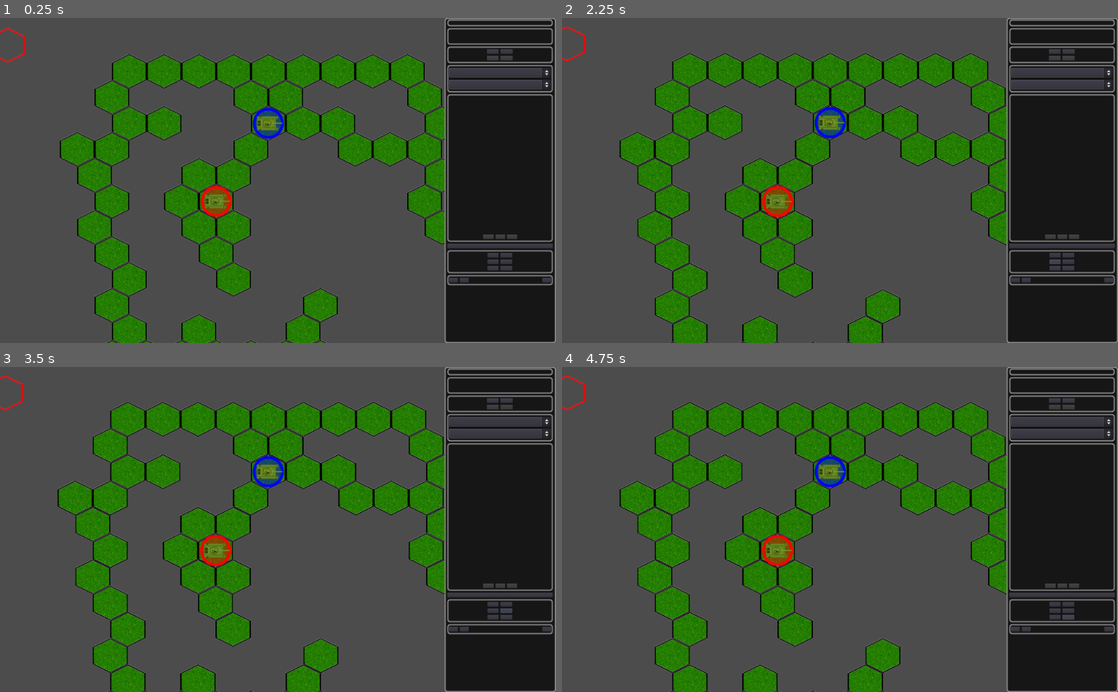
Above: before the commit, frames 1-4 (two rows, left to right).
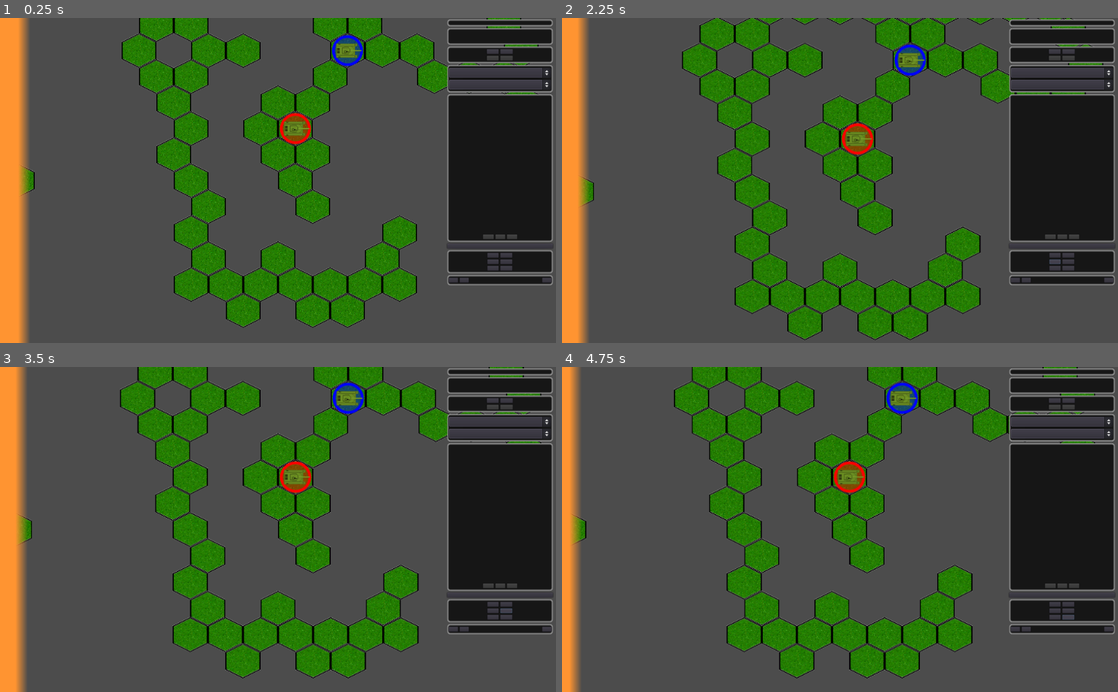
Above: after the commit, the same moments.

Repository: stefanos-86/HexGame
Game: Godot game, scene res://Scenes/HexMap.tscn
Two runs of this game, one before a commit and one after it. Both use one fixed random seed, a clock stepped at 60 frames per second and the inputs below.
Inputs:
- Up to frame 1 (0.25 s): no input
- Up to frame 2 (2.25 s): click "Zoom In" at 0.5 s; click "Zoom Out" at 1.25 s; click "Pan Up" at 2 s
- Up to frame 3 (3.5 s): click "Pan Down" at 2.75 s
- Up to frame 4 (4.75 s): click "Pan Left" at 3.5 s; click "Pan Right" at 4.25 s

The runs differ from the first frame. In frame 1, 43% of the frame differs, in the area x 0-100%, y 0-100%; in frame 2, 43%; in frame 3, 43%; in frame 4, 41%.

Commit message:
Fudge around the camera until it works as expected.

Diff:
--- a/Scenes/Control.gd
+++ b/Scenes/Control.gd
@@ -27,6 +27,14 @@
     interface.zoom_in()
   elif (event.is_action("ZoomOut")):
     interface.zoom_out()
+  elif (event.is_action("PanUp")):
+    interface.pan_up()
+  elif (event.is_action("PanDown")):
+    interface.pan_down()
+  elif (event.is_action("PanLeft")):
+    interface.pan_left()
+  elif (event.is_action("PanRight")):
+    interface.pan_right()
 
 
   if event is InputEventMouseMotion:
--- a/Scenes/HexMap.tscn
+++ b/Scenes/HexMap.tscn
@@ -9,6 +9,7 @@
 [ext_resource path="res://Scenes/Units.gd" type="Script" id=7]
 [ext_resource path="res://Scenes/Interface.gd" type="Script" id=8]
 [ext_resource path="res://Units/projectiles/Missilepng.png" type="Texture" id=9]
+[ext_resource path="res://DebugSquare.png" type="Texture" id=10]
 
 [sub_resource type="Curve2D" id=1]
 _data = {
@@ -24,8 +25,12 @@
 cell_tile_origin = 1
 centered_textures = true
 format = 1
-tile_data = PoolIntArray( 7, 0, 0, 9, 0, 0, 11, 0, 0, 13, 0, 0, 15, 0, 0, 17, 0, 0, 19, 0, 0, 21, 0, 0, 23, 0, 0, 65542, 0, 0, 65543, 0, 0, 65545, 0, 0, 65550, 0, 0, 65551, 0, 0, 65552, 0, 0, 65553, 0, 0, 65555, 0, 0, 65560, 0, 0, 65561, 0, 0, 131076, 0, 0, 131077, 0, 0, 131078, 0, 0, 131083, 0, 0, 131085, 0, 0, 131086, 0, 0, 131092, 0, 0, 131094, 0, 0, 131096, 0, 0, 131097, 0, 0, 196613, 0, 0, 196614, 0, 0, 196618, 0, 0, 196619, 0, 0, 196620, 0, 0, 196621, 0, 0, 196632, 0, 0, 196633, 0, 0, 262150, 0, 0, 262151, 0, 0, 262156, 0, 0, 262157, 0, 0, 327686, 0, 0, 327687, 0, 0, 327691, 0, 0, 327697, 0, 0, 327698, 0, 0, 393222, 0, 0, 393224, 0, 0, 393225, 0, 0, 393226, 0, 0, 393228, 0, 0, 393229, 0, 0, 393230, 0, 0, 393231, 0, 0, 393232, 0, 0, 393234, 0, 0 )
+tile_data = PoolIntArray( -65523, 0, 0, -65522, 0, 0, 7, 0, 0, 9, 0, 0, 11, 0, 0, 13, 0, 0, 14, 0, 0, 15, 0, 0, 17, 0, 0, 19, 0, 0, 21, 0, 0, 23, 0, 0, 65539, 0, 0, 65540, 0, 0, 65542, 0, 0, 65543, 0, 0, 65545, 0, 0, 65550, 0, 0, 65551, 0, 0, 65552, 0, 0, 65553, 0, 0, 65555, 0, 0, 65560, 0, 0, 65561, 0, 0, 131076, 0, 0, 131077, 0, 0, 131078, 0, 0, 131083, 0, 0, 131085, 0, 0, 131086, 0, 0, 131092, 0, 0, 131094, 0, 0, 131096, 0, 0, 131097, 0, 0, 196613, 0, 0, 196614, 0, 0, 196618, 0, 0, 196619, 0, 0, 196620, 0, 0, 196621, 0, 0, 196632, 0, 0, 196633, 0, 0, 327676, 0, 0, 262150, 0, 0, 262151, 0, 0, 262156, 0, 0, 262157, 0, 0, 262182, 0, 0, 327686, 0, 0, 327687, 0, 0, 327691, 0, 0, 327697, 0, 0, 327698, 0, 0, 393222, 0, 0, 393224, 0, 0, 393225, 0, 0, 393226, 0, 0, 393228, 0, 0, 393229, 0, 0, 393230, 0, 0, 393231, 0, 0, 393232, 0, 0, 393234, 0, 0, 458767, 0, 0, 524305, 0, 0, 524308, 0, 0 )
 script = ExtResource( 4 )
+
+[node name="DebugSquare" type="Sprite" parent="Terrain"]
+texture = ExtResource( 10 )
+centered = false
 
 [node name="Units" type="Node" parent="."]
 script = ExtResource( 7 )
@@ -69,12 +74,14 @@
 texture = ExtResource( 9 )
 
 [node name="Camera" type="Camera2D" parent="Interface"]
-position = Vector2( 513.741, 297.576 )
+position = Vector2( 350.531, 451.755 )
 current = true
+editor_draw_limits = true
 
 [node name="L" type="CanvasLayer" parent="Interface/Camera"]
 
 [node name="SidebarBackground" type="Panel" parent="Interface/Camera/L"]
+visible = false
 anchor_left = 0.8
 anchor_right = 1.0
 anchor_bottom = 1.0
@@ -384,4 +391,8 @@
 [connection signal="movement_animation_done" from="Interface/MovementPath/PathFollow2D/Transporter" to="Control" method="_on_Transporter_movement_animation_done"]
 [connection signal="pressed" from="Interface/Camera/L/Sidebar/View/CC/GC/ZoomIn" to="Interface" method="zoom_in"]
 [connection signal="pressed" from="Interface/Camera/L/Sidebar/View/CC/GC/ZoomOut" to="Interface" method="zoom_out"]
+[connection signal="pressed" from="Interface/Camera/L/Sidebar/View/CC/GC/PanUp" to="Interface" method="pan_up"]
+[connection signal="pressed" from="Interface/Camera/L/Sidebar/View/CC/GC/PanDown" to="Interface" method="pan_down"]
+[connection signal="pressed" from="Interface/Camera/L/Sidebar/View/CC/GC/PanL" to="Interface" method="pan_left"]
+[connection signal="pressed" from="Interface/Camera/L/Sidebar/View/CC/GC/PanR" to="Interface" method="pan_right"]
 [connection signal="pressed" from="Interface/Camera/L/Sidebar/Admin/HC2/Quit" to="Control" method="shutdown"]
--- a/Scenes/Interface.gd
+++ b/Scenes/Interface.gd
@@ -9,9 +9,13 @@
 
 # Controls the camera zoom. Big number, big field of view
 # (increase the level to zoom out).
-var zoom_level
+var zoom_level = 1
 const max_zoom_level = 3
 const min_zoom_level = 0.5
+const pan_step = 20
+
+var cam_lim_top
+var cam_lim_bottom
 
 var colors_for_factions = {
   factions.names.RED: Color(1, 0, 0),
@@ -24,7 +28,8 @@
   terrain = root.get_node("HexMap/Terrain")
   units = root.get_node("HexMap/Units")
 
-  zoom_level = 1
+  compute_pan_limits()
+  pan_up() # Ensure the camera gets re-positioned within the limits.
 
 func describe_cell(cell_coordinates):
   var unit = terrain.what_is_at(cell_coordinates)
@@ -99,17 +104,48 @@
   $MovementPath/PathFollow2D/Transporter.reset_at_start(distance_to_cover, 300)
 
 func zoom_out():
-  $Camera.zoom = change_zoom(1.1)
+  change_zoom(1.1)
 
 func zoom_in():
-  $Camera.zoom = change_zoom(0.9)
+  change_zoom(0.9)
 
 func change_zoom(multiplier):
   zoom_level *= multiplier
+  zoom_level = clamp(zoom_level, min_zoom_level, max_zoom_level)
+  $Camera.zoom = Vector2(zoom_level, zoom_level)
 
-  if (zoom_level > max_zoom_level):
-    zoom_level = max_zoom_level
-  if (zoom_level < min_zoom_level):
-    zoom_level = min_zoom_level
+func pan_up():
+  pan(0, -pan_step)
 
-  return Vector2(zoom_level, zoom_level)
+func pan_down():
+  pan(0, pan_step)
+
+func pan_left():
+  pan(-pan_step, 0)
+
+func pan_right():
+  pan(pan_step, 0)
+
+func pan(x, y):
+  var future_position = $Camera.position + Vector2(x, y) * zoom_level # Go fast when zoom out.
+
+  # The field of view won't go past the limits, but the
+  # camera pivot point would keep moving. So the pivot has
+  # smaller limits to move.
+  var zoom_factor = clamp(zoom_level, min_zoom_level, 1) # Avoid crossing the clamping limit when zooming out.
+  var half_screen = get_viewport().size * zoom_factor / 2
+
+  future_position.x = clamp(future_position.x, cam_lim_bottom.x + half_screen.x, cam_lim_top.x - half_screen.x)
+  future_position.y = clamp(future_position.y, cam_lim_bottom.y + half_screen.y, cam_lim_top.y - half_screen.y)
+
+  $Camera.position = future_position
+
+func compute_pan_limits():
+  var map_extent = terrain.bounding_box
+  var min_extent = terrain.cell_to_world(map_extent.position)
+  var max_extent = terrain.cell_to_world(map_extent.end)
+
+  var covered_by_sidebar = $Camera/L/Sidebar.rect_size.x
+
+  cam_lim_bottom = Vector2(min_extent.x, min_extent.y)
+  cam_lim_top = Vector2(max_extent.x + covered_by_sidebar, max_extent.y)
--- a/Scenes/Terrain.gd
+++ b/Scenes/Terrain.gd
@@ -29,6 +29,9 @@
 # Keep track of what is at every cell.
 var units_on_map = {}
 
+# Useful to figure out the full size of the map.
+var bounding_box : Rect2
+
 # For some reasons map_to_world returns the top
 # left corner of the cell even if I set the origin in
 # the center. This offset corrects for it.
@@ -36,6 +39,24 @@
 
 func _ready():
   fill_navigation_info()
+  compute_bounding_box()
+
+func compute_bounding_box():
+  # get_used_rect returns something I don't fully get.
+  # Seems to miss the cells in the negative part.
+  # TODO: check again.
+  var cells = get_used_cells()
+  for c in cells:
+    bounding_box = bounding_box.expand(c)
+
+  bounding_box = bounding_box.grow(1)
+
+  var pos_wc = cell_to_world(bounding_box.position)
+  var size_wc = cell_to_world(bounding_box.size)
+
+  $DebugSquare.scale = size_wc / 64
+  $DebugSquare.position = pos_wc
+  print ($DebugSquare.position)
 
 # Set the object at the given position and tells you
 # where in the world it ended up.
@@ -97,12 +118,17 @@
     return units_on_map[cell_coordinates]
   return null
 
+func where_is(something):
+  for coordinate in units_on_map:
+    if (units_on_map[coordinate] == something):
+      return coordinate
+  return null
 
 func fill_navigation_info():
   var max_map_size = 30
   var cell_id = 0
-  for i in range(0, max_map_size):
-    for j in range(0, max_map_size):
+  for i in range(-10, max_map_size):
+    for j in range(-10, max_map_size):
       var map_coordinate = Vector2(i, j)
       var movement_cost = movement_cost_for_position(map_coordinate)
       if (movement_cost != TerrainStats.impassable):
@@ -110,8 +136,8 @@
         positions_id[map_coordinate] = cell_id
         cell_id += 1
 
-  for i in range(0, max_map_size):
-    for j in range(0, max_map_size):
+  for i in range(-10, max_map_size):
+    for j in range(-10, max_map_size):
       var map_coordinate = Vector2(i, j)
       var movement_cost = movement_cost_for_position(map_coordinate)
       if (movement_cost != TerrainStats.impassable):
@@ -162,12 +188,6 @@
   var path = navigation.get_point_path(start, end)
   return path
 
-func where_is(something):
-  for coordinate in units_on_map:
-    if (units_on_map[coordinate] == something):
-      return coordinate
-  return null
-
 func move(something, here):
   var old_position = where_is(something)
   units_on_map[old_position] = null
--- a/project.godot
+++ b/project.godot
@@ -48,6 +48,30 @@
 , Object(InputEventMouseButton,"resource_local_to_scene":false,"resource_name":"","device":0,"alt":false,"shift":false, …(202 unchanged characters)…
  ]
 }
+PanLeft={
+"deadzone": 0.5,
+"events": [ Object(InputEventKey,"resource_local_to_scene":false,"resource_name":"","device":0,"alt":false,"shift":false,"control":false,"meta":false,"command":false,"pressed":false,"scancode":65,"unicode":0,"echo":false,"script":null)
+, Object(InputEventKey,"resource_local_to_scene":false,"resource_name":"","device":0,"alt":false,"shift":false,"control":false,"meta":false,"command":false,"pressed":false,"scancode":16777231,"unicode":0,"echo":false,"script":null)
+ ]
+}
+PanRight={
+"deadzone": 0.5,
+"events": [ Object(InputEventKey,"resource_local_to_scene":false,"resource_name":"","device":0,"alt":false,"shift":false,"control":false,"meta":false,"command":false,"pressed":false,"scancode":68,"unicode":0,"echo":false,"script":null)
+, Object(InputEventKey,"resource_local_to_scene":false,"resource_name":"","device":0,"alt":false,"shift":false,"control":false,"meta":false,"command":false,"pressed":false,"scancode":16777233,"unicode":0,"echo":false,"script":null)
+ ]
+}
+PanUp={
+"deadzone": 0.5,
+"events": [ Object(InputEventKey,"resource_local_to_scene":false,"resource_name":"","device":0,"alt":false,"shift":false,"control":false,"meta":false,"command":false,"pressed":false,"scancode":87,"unicode":0,"echo":false,"script":null)
+, Object(InputEventKey,"resource_local_to_scene":false,"resource_name":"","device":0,"alt":false,"shift":false,"control":false,"meta":false,"command":false,"pressed":false,"scancode":16777232,"unicode":0,"echo":false,"script":null)
+ ]
+}
+PanDown={
+"deadzone": 0.5,
+"events": [ Object(InputEventKey,"resource_local_to_scene":false,"resource_name":"","device":0,"alt":false,"shift":false,"control":false,"meta":false,"command":false,"pressed":false,"scancode":83,"unicode":0,"echo":false,"script":null)
+, Object(InputEventKey,"resource_local_to_scene":false,"resource_name":"","device":0,"alt":false,"shift":false,"control":false,"meta":false,"command":false,"pressed":false,"scancode":16777234,"unicode":0,"echo":false,"script":null)
+ ]
+}
 
 [rendering]
 
Binary file added: DebugSquare.png
Not shown, added: DebugSquare.png.import
Not shown: 1 places in Scenes/HexMap.tscn that only renumber resources
